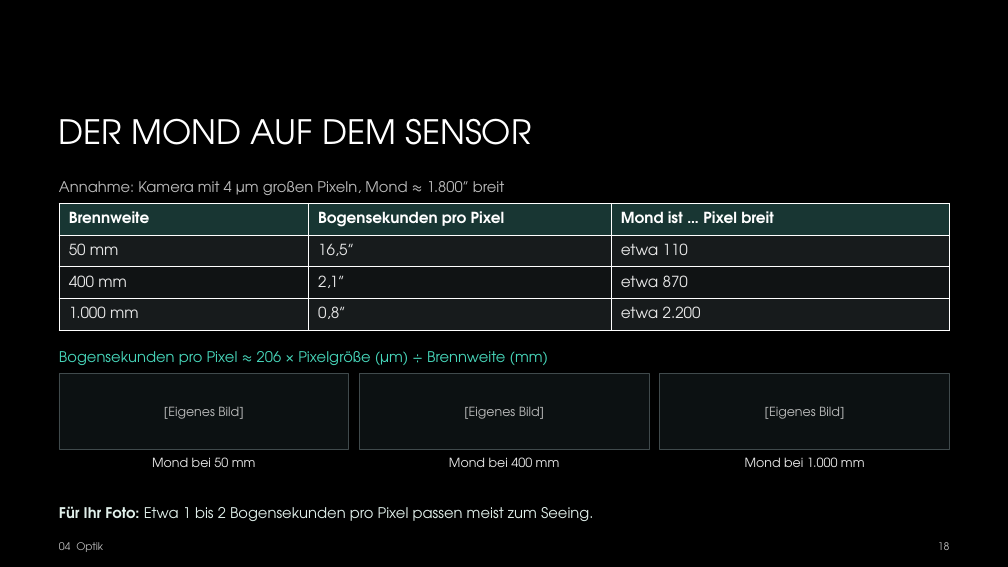
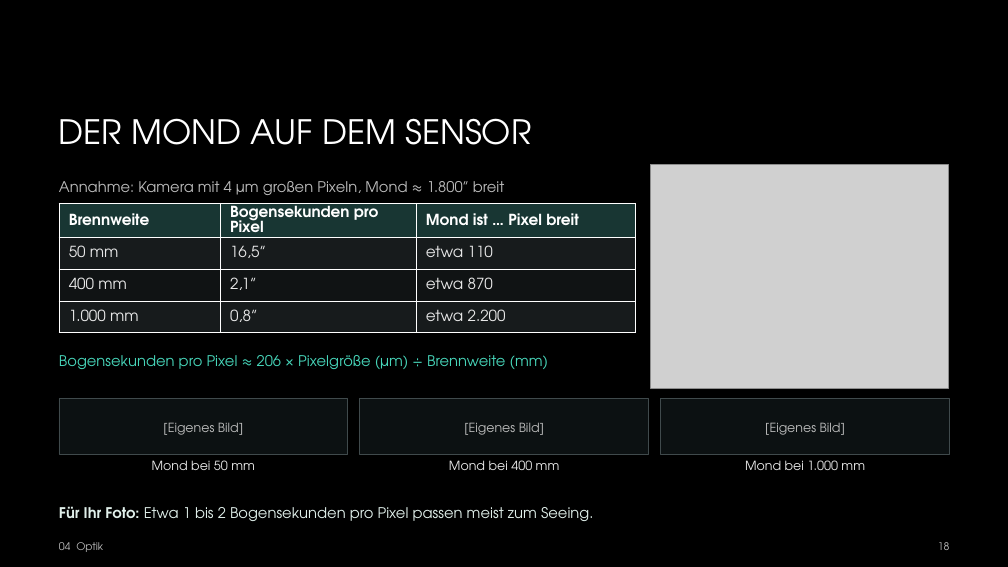
Before and after one commit to hagen-gloetter/Vortrag-Astrofotografie-VHS, a slide deck: slide 18 of Präsenation/Astro-fotografie.pptx. Drawn at 1008x567 pixels with LibreOffice and Linux fonts; fonts in the diff are those of the drawing; grey boxes stand for pictures; background and template pictures are left out. Boxes give left, top, right and bottom in pixels: in the first picture for what was removed or moved away, otherwise in the second. Text is boxed around its words. In the diff, an @@ line names an element or a change of style, - is before the commit and + after.

```diff
--- a/Präsenation/Astro-fotografie.pptx
+++ b/Präsenation/Astro-fotografie.pptx
@@ picture added at (x1=651, y1=165, x2=949, y2=389) @@
@@ table resized from (x1=59, y1=203, x2=951, y2=330) to (x1=59, y1=203, x2=635, y2=340) @@
@@ text "Bogensekunden pro Pixel ≈ 206 ..." moved from (x1=59, y1=351, x2=548, y2=365) to (x1=59, y1=355, x2=548, y2=369) @@
@@ rectangle resized from (x1=59, y1=374, x2=349, y2=449) to (x1=59, y1=399, x2=348, y2=454) @@
@@ rectangle resized from (x1=359, y1=374, x2=649, y2=449) to (x1=360, y1=399, x2=649, y2=454) @@
@@ 3 texts moved together from (x1=164, y1=406, x2=844, y2=419) to (x1=163, y1=422, x2=845, y2=435) @@
@@ rectangle resized from (x1=660, y1=374, x2=950, y2=449) to (x1=661, y1=399, x2=950, y2=454) @@
```
Also in this commit, not shown: 27 other slides changed, 12 other files.
